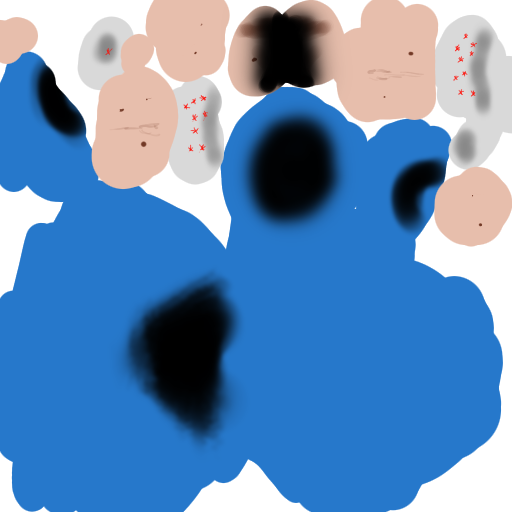
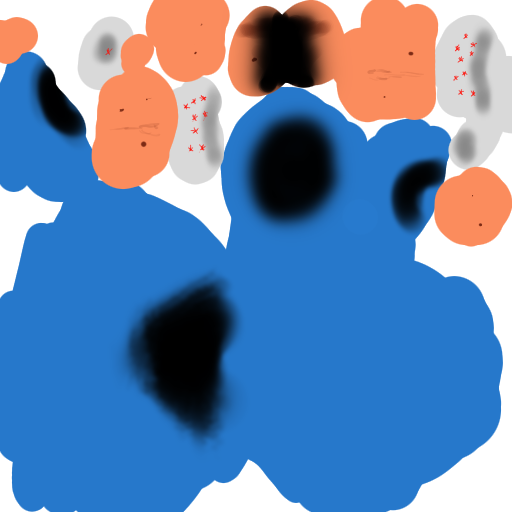
Layered file, before and after one edit (w=512, h=512). Changes by layer:
painted on "Copy of Paint Layer 16" over [192, 0, 384, 234]
painted on "Paint Layer 8" over [0, 0, 512, 247]
painted on "Paint Layer 1" over [0, 0, 512, 247]
